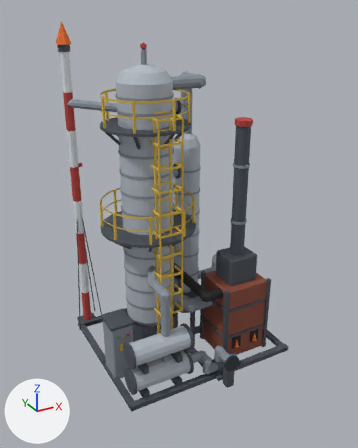
Before and after pictures for a commit that changed the glTF model export/unity/raffinerie_t3.glb.
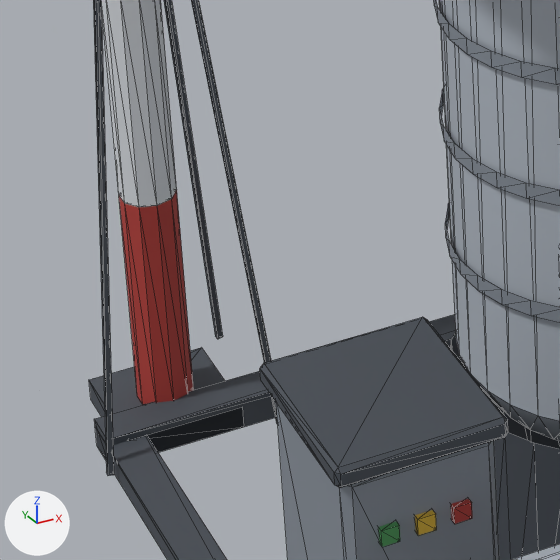
There are two pictures of each version: one whole from a camera (50 mm lens) standing at (-2.323, -4.215, 3.565) and looking at (-0.05, -0.083, 1.499), one close up on the part from 18% to 39% of the width and 59% to 76% of the height. Lighting does not change. The marker at lower left points along +X, +Y and +Z. The older version's two pictures come first. The close-ups show mesh edges as thin lines. Vertices at exactly the same position are counted once.

The first close-up shows 'armoire.002', 'armoire_toit.002', 'colonne.002', 'colonne_bande_0.001', 'colonne_bande_1.001', 'colonne_bande_1.002', 'colonne_jupe.002', 'pieces_acier_sombre.002', 'pieces_blanc.002', 'pieces_rouge.002' and 3 more.
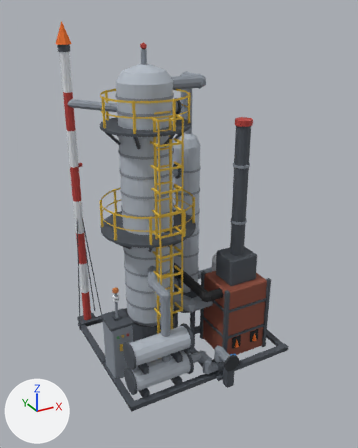
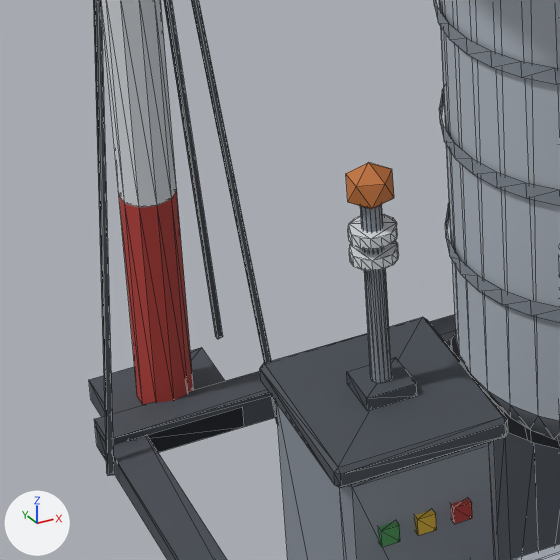
Where the change shows, as pixel boxes [x1, y1, x2, y2] in the close-ups (560 x 560 px):
'pieces_blanc.002', reshaped
    before: [101, 0, 177, 207]
    after: [101, 0, 399, 271]
'pieces_acier.002', reshaped (not visible before)
    after: [360, 204, 392, 384]
'pieces_cuivre.002', added (orange)
    after: [346, 162, 394, 209]
part 2 of me_pieces_acier_sombre_003, added
    after: [347, 357, 417, 411]
part 3 of me_pieces_blanc_003, added
    after: [349, 241, 399, 271]
part 4 of me_pieces_blanc_003, added
    after: [348, 214, 397, 250]

Edits to the bpy script that builds the scene:
```text
Add mat_cuivre:
    mat_cuivre = principled_material('cuivre')
    mat_cuivre.base_color = (0.552, 0.175, 0.0437)  # orange #c4743b
    mat_cuivre.roughness = 0.75
Change me_pieces_acier_003:
    used by ob_pieces_acier_002; location = (0.0, 0.0, 0.0)
    remove me_pieces_acier_003.from_pydata(...)  # 612 vertices, 1084 faces; spans x -0.87..0.86, y -0.97..0.85, z 0.06..3.21
    add me_pieces_acier_003.from_pydata(...)  # 640 vertices, 1136 faces; spans x -0.87..0.86, y -0.97..0.85, z 0.06..3.21
    me_pieces_acier_003 part 1: a new loose piece, a 14-sided cylinder along z spanning x -0.846..-0.817, y -0.214..-0.185, z 0.685..0.964, in mat_acier (grey #8a929c)
Change me_pieces_acier_sombre_003:
    used by ob_pieces_acier_sombre_002; location = (0.0, 0.0, 0.0)
    remove me_pieces_acier_sombre_003.from_pydata(...)  # 596 vertices, 984 faces; spans x -0.98..0.96, y -0.97..0.98, z 0.0..3.23
    add me_pieces_acier_sombre_003.from_pydata(...)  # 604 vertices, 996 faces; spans x -0.98..0.96, y -0.97..0.98, z 0.0..3.23
    me_pieces_acier_sombre_003 part 2: a new loose piece, a box spanning x -0.868..-0.795, y -0.236..-0.163, z 0.665..0.685, in mat_acier_sombre (dark grey #4a5058)
Change me_pieces_blanc_003:
    used by ob_pieces_blanc_002; location = (0.0, 0.0, 0.0)
    remove me_pieces_blanc_003.from_pydata(...)  # 88 vertices, 156 faces; spans x -0.88..0.99, y 0.17..0.88, z 0.33..3.16
    add me_pieces_blanc_003.from_pydata(...)  # 144 vertices, 260 faces; spans x -0.88..0.99, y -0.23..0.88, z 0.33..3.16
    me_pieces_blanc_003 part 3: a new loose piece, a 14-sided cylinder along z spanning x -0.864..-0.799, y -0.233..-0.166, z 0.878..0.894, in mat_blanc (white #dfe3e8)
    me_pieces_blanc_003 part 4: a new loose piece, a 14-sided cylinder along z spanning x -0.864..-0.799, y -0.233..-0.166, z 0.911..0.928, in mat_blanc (white #dfe3e8)
Add me_pieces_cuivre_003:
    me_pieces_cuivre_003.from_pydata(...)  # an icosphere of 20 faces spanning x -0.864..-0.7985, y -0.2306..-0.1684, z 0.9543..1.0274
    me_pieces_cuivre_003.materials.append(mat_cuivre)  # orange #c4743b
Add ob_pieces_cuivre_002:
    ob_pieces_cuivre_002 = bpy.data.objects.new('pieces_cuivre.002', me_pieces_cuivre_003)
    ob_pieces_cuivre_002.location = (0.0, 0.0, 0.0)
```
